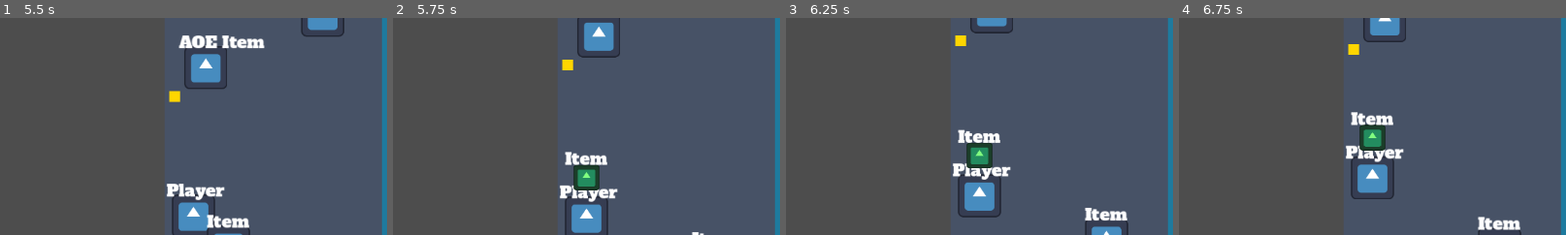
Above: before the commit, frames 1-4 (left to right).
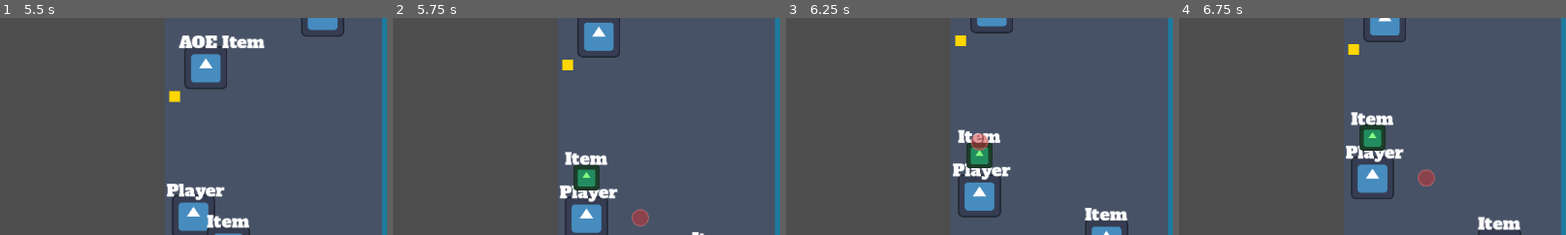
Above: after the commit, the same moments.

Repository: poga/dark-sea
Game: Godot game, scene res://scenes/game/main.tscn
Same seed, same stepped clock (60 frames per second), same inputs: the game is played once before the commit and once after it. The project has no main scene, so this scene is started directly. The engine's default icon, where the game draws it, is replaced by a stand-in: a white triangle on a blue panel in a dark square.
Inputs (mouse positions are % of the whole screen's width and height, from its top left):
- Up to frame 1 (5.5 s): tap Enter at 0.5 s; move the mouse to (72, 45) at 0.52 s; hold D (move_right) 0.53-1.25 s; hold Q (drop) 0.53-1.25 s; click (72, 45) at 0.67 s; drag from (30, 55) to (6, 50) at 1.27 s; move the mouse to (60, 28) at 2.02 s; hold D (move_right) 2.03-2.75 s; hold Shift 2.03-2.75 s; tap Q (drop) at 2.3 s; drag from (45, 70) to (53, 50) at 2.77 s; move the mouse to (80, 65) at 3.52 s; hold A (move_left) 3.53-4.25 s; hold Q (drop) 3.53-4.25 s; tap Ctrl at 3.6 s; drag from (20, 35) to (60, 50) at 4.27 s; move the mouse to (55, 50) at 5.02 s; hold S (move_down) from 5.03 s (still down); hold Q (drop) from 5.03 s (still down); click (55, 50) at 5.17 s
- Up to frame 2 (5.75 s): keep holding S (move_down); keep holding Q (drop)
- Up to frame 3 (6.25 s): release S (move_down) at 5.75 s; release Q (drop) at 5.75 s; drag from (35, 25) to (50, 47) at 5.77 s
- Up to frame 4 (6.75 s): move the mouse to (72, 45) at 6.52 s; hold W (move_up) from 6.53 s (still down); hold Q (drop) from 6.53 s (still down); tap Alt at 6.6 s
The pictures show only the part of the screen within x 25-75%, y 10-59%; the shares and areas given below are measured in that part.

Frame 1 is identical in both runs. In frame 2, 0.3% of the frame differs, in the area x 61-67%, y 87-97%; in frame 3, 0.3%, in the area x 47-53%, y 53-62%; in frame 4, 0.3%.

Commit message:
feat(player): add drop preview circle showing target location (SCA-32)
Co-Authored-By: Claude Opus 4.6 <noreply@anthropic.com>

Diff:
--- /dev/null
+++ b/scenes/player/drop_preview.gd
@@ -0,0 +1,17 @@
+extends Node2D
+
+@export var radius: float = 12.0
+@export var valid_color: Color = Color(0.2, 0.8, 0.2, 0.5)
+@export var invalid_color: Color = Color(0.8, 0.2, 0.2, 0.5)
+
+var is_valid: bool = true
+
+func _draw() -> void:
+	var color: Color = valid_color if is_valid else invalid_color
+	draw_circle(Vector2.ZERO, radius, color)
+	draw_arc(Vector2.ZERO, radius, 0, TAU, 32, color.lightened(0.3), 2.0)
+
+func update_state(new_valid: bool) -> void:
+	if is_valid != new_valid:
+		is_valid = new_valid
+		queue_redraw()
--- a/scenes/player/player.gd
+++ b/scenes/player/player.gd
@@ -34,6 +34,15 @@
 	if look.is_zero_approx():
 		look = get_global_mouse_position() - global_position
 	facing_direction = snap_to_cardinal(look)
+
+	# Update drop preview
+	var preview: Node2D = $DropPreview
+	if has_active_item():
+		preview.visible = true
+		preview.global_position = get_drop_position()
+		preview.update_state(can_drop())
+	else:
+		preview.visible = false
 
 func snap_to_cardinal(raw: Vector2) -> Vector2:
 	if raw.is_zero_approx():
--- a/scenes/player/player.tscn
+++ b/scenes/player/player.tscn
@@ -1,7 +1,8 @@
-[gd_scene load_steps=4 format=3]
+[gd_scene load_steps=5 format=3]
 
 [ext_resource type="Script" path="res://scenes/player/player.gd" id="1"]
 [ext_resource type="Texture2D" path="res://icon.svg" id="2"]
+[ext_resource type="Script" path="res://scenes/player/drop_preview.gd" id="3"]
 
 [sub_resource type="RectangleShape2D" id="SubResource_1"]
 size = Vector2(32, 32)
@@ -38,3 +39,7 @@
 [node name="Camera2D" type="Camera2D" parent="."]
 position_smoothing_enabled = true
 position_smoothing_speed = 5.0
+
+[node name="DropPreview" type="Node2D" parent="."]
+script = ExtResource("3")
+visible = false
Not shown, added: scenes/player/drop_preview.gd.uid
